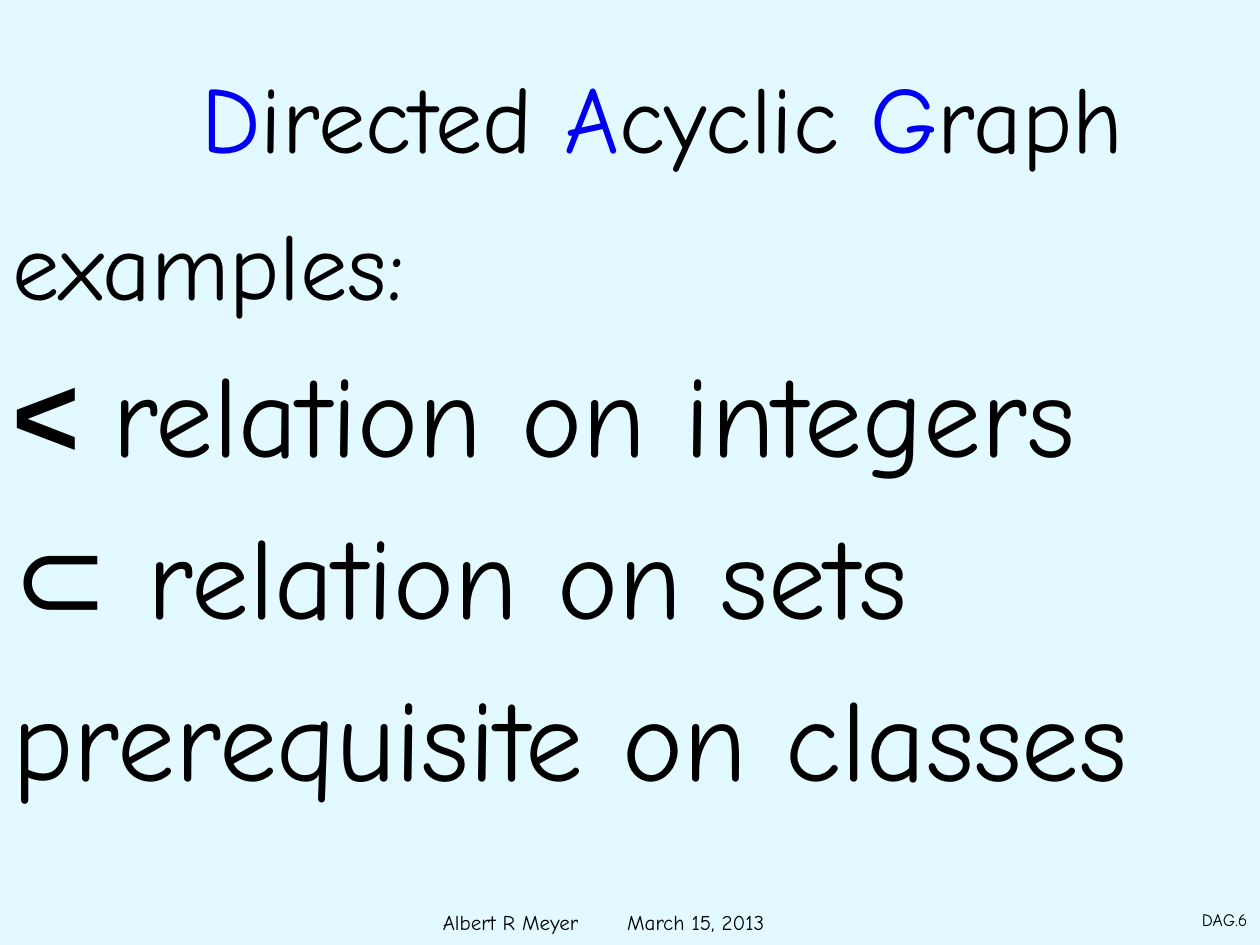
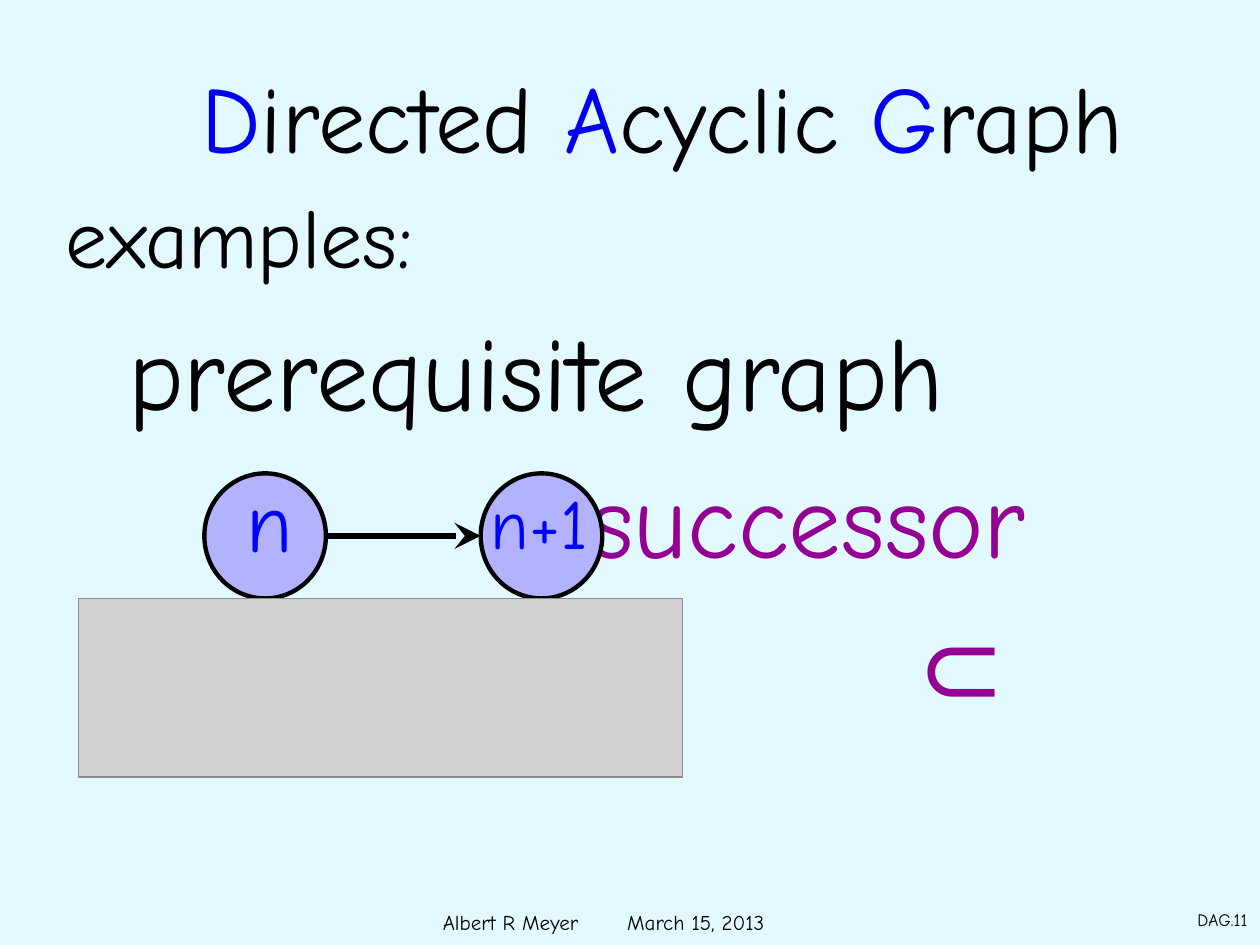
Before and after one commit to armeyer/mcs_web, a slide deck: slide 11 of spring13/slides13/dags.pptx (slide 6 before the commit). Drawn at 1260x945 pixels with LibreOffice and Linux fonts; fonts in the diff are those of the drawing; grey boxes stand for pictures; background and template pictures are left out. Boxes give left, top, right and bottom in pixels: in the first picture for what was removed or moved away, otherwise in the second. Text is boxed around its words. In the diff, an @@ line names an element or a change of style, - is before the commit and + after.

```diff
--- a/spring13/slides13/dags.pptx
+++ b/spring13/slides13/dags.pptx
@@ text "examples:": place and size @@
-text "examples:" at [13,235,1128,804]
+text "examples:" at [65,211,1026,577]
@@ text at [65,211,413,285]: size 54 to 48 pt in "examples:"; less space between paragraphs @@
@@ text at [128,339,1026,577]: text changed; size 66 to 60 pt @@
-< relation on integers
-⊂ relation on sets
-prerequisite on classes
+prerequisite graph
+successor
+⊂
@@ group added at [204,474,601,598]: 2 ellipses, 2 texts, 1 arrow @@
+n
+n+1
@@ picture added at [78,598,682,777] @@
@@ page number at [1197,914,1247,926]: text changed @@
-DAG.6
+DAG.11
```
Also in this commit, not shown: 1 other slide changed, 5 slides added.
